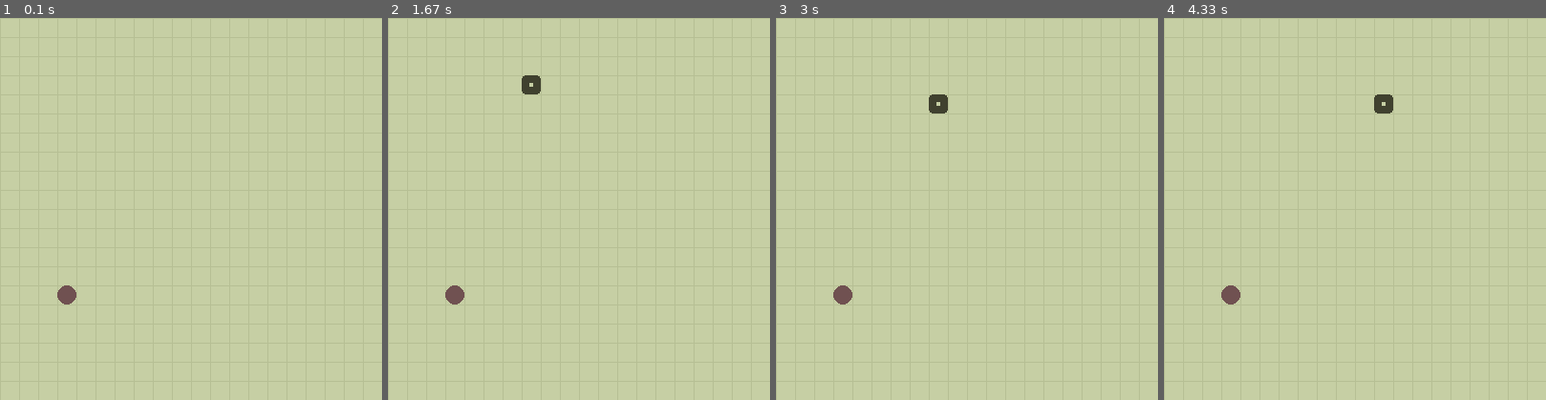
Above: before the commit, frames 1-4 (left to right).
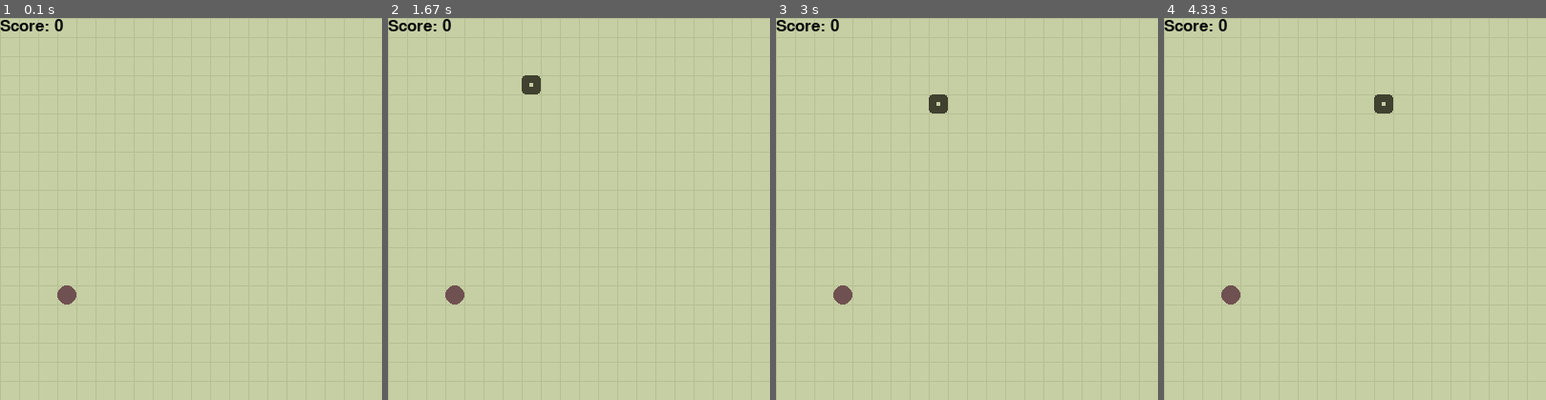
Above: after the commit, the same moments.

Repository: SubGameR69/Pygame-Projects
Game: pygame game, started from Snake Game/main.py
The game is run twice, just before and just after one commit, with the same random seed, the same clock (stepped at 60 frames per second) and the same inputs.
Inputs:
- Up to frame 1 (0.1 s): no input
- Up to frame 2 (1.67 s): hold Right 0.33-0.8 s; hold Up 0.83-1.13 s; hold Right 1.17-1.63 s
- Up to frame 3 (3 s): hold Down 2.23-2.53 s; hold Left 2.57-2.97 s
- Up to frame 4 (4.33 s): hold Up 3-3.37 s; hold Right 3.4-4.03 s; hold Down from 4.07 s (still down)

The runs differ from the first frame. In frame 1, 0.2% of the frame differs, in the area x 0-17%, y 0-4%; in frame 2, 0.2%; in frame 3, 0.2%; in frame 4, 0.2%.

Commit message:
Add Score & End Of The Game

Diff:
--- a/Snake Game/main.py
+++ b/Snake Game/main.py
@@ -2,6 +2,7 @@
 from config import *
 from random import randrange
 
+pygame.font.init()
 screen = pygame.display.set_mode((SCREEN_SIZE, SCREEN_SIZE))
 pygame.display.set_caption("Snake Game")
 
@@ -20,6 +21,15 @@
 
 food_rect = None
 
+score = 0
+font = pygame.font.SysFont("Comic Sans", 25)
+
+
+def display_score(score):
+    score_text = font.render(f'Score: {score}', True, (10, 10, 12))
+    screen.blit(score_text, [0, 0])
+
+
 while running:
     if begin:
         begin = False
@@ -31,6 +41,7 @@
         snake_length = 1
         snake_parts = []
         snake_direction = pygame.math.Vector2(0, 0)
+        score = 0
 
     if bait:
         bait = False
@@ -79,8 +90,10 @@
 
     if snake_rect.colliderect(food_rect):
         snake_length += 1
+        score += 10
         bait = True
 
+    display_score(score)
     pygame.display.flip()
 
     clock.tick(FPS)
